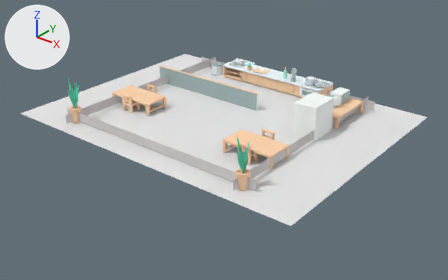
Two versions of the Blender file data/abe_sim/environments/abe_sim.blend, one commit apart.
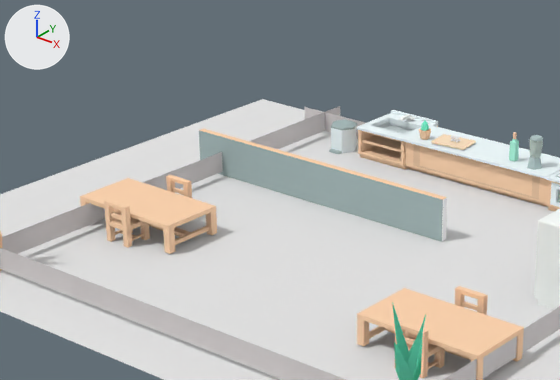
Old and new are each drawn whole from a 50 mm camera at (17.59, -21.89, 12.25) aimed at (0.65, -0.71, -0.88) and again close up on the part from 18% to 68% of the width and 5% to 59% of the height. The lights are fixed; the arrows at upper left show +X, +Y and +Z.

Names of what the first close-up shows: 'Ground', 'Plane', 'Plane.002', 'Plane.003', 'chair.000', 'kitchenBar', 'kitchenFridgeLarge', 'kitchenSink', 'plant', 'table.000', 'table.002', 'wall'.
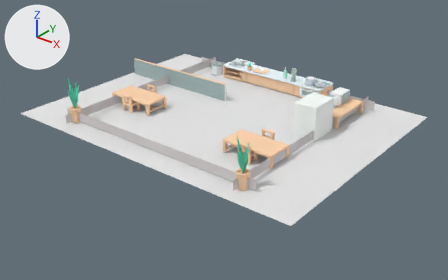
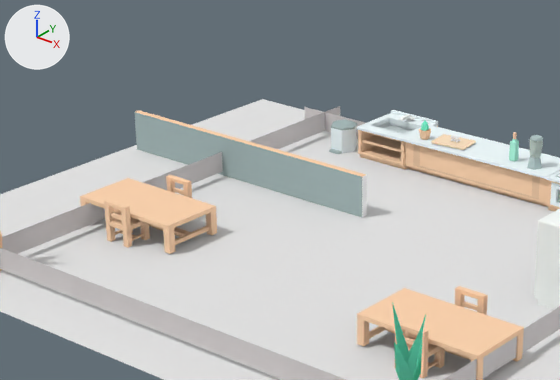
The change in detail:
Object 'wall' (ob_wall) moves from (-2.43, 1.56, 0.45) to (-4.46, 1.56, 0.45).

Pixel boxes [x1, y1, x2, y2] of what changed, in the close-ups (560 x 380 px):
'wall', moved
    before: [199, 129, 447, 242]
    after: [134, 110, 367, 217]
